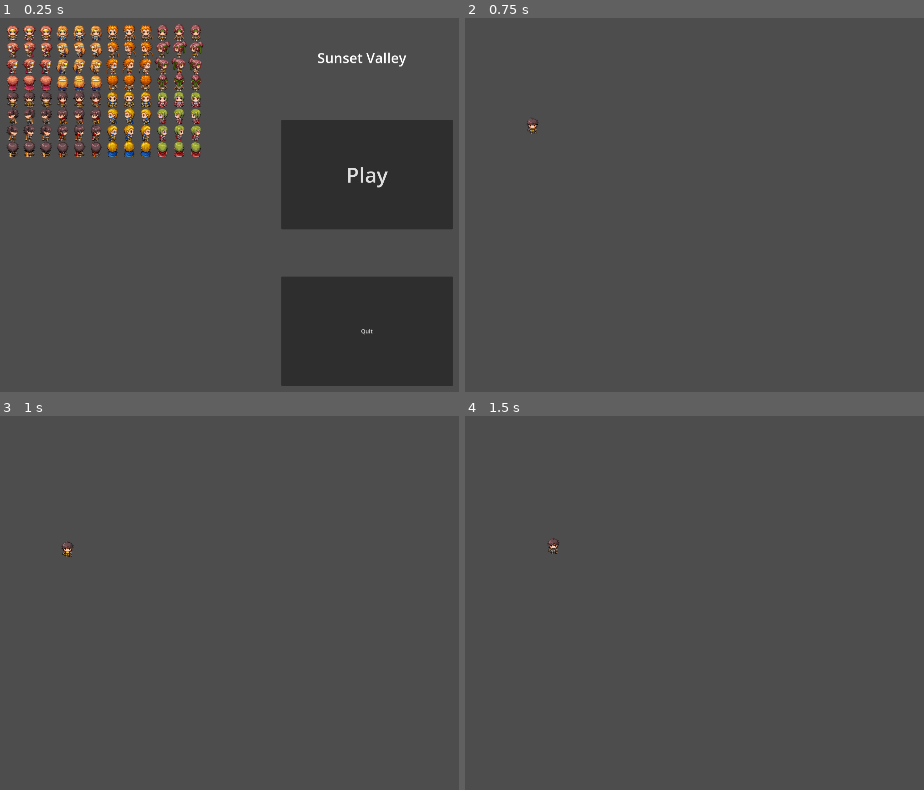
Above: before the commit, frames 1-4 (two rows, left to right).
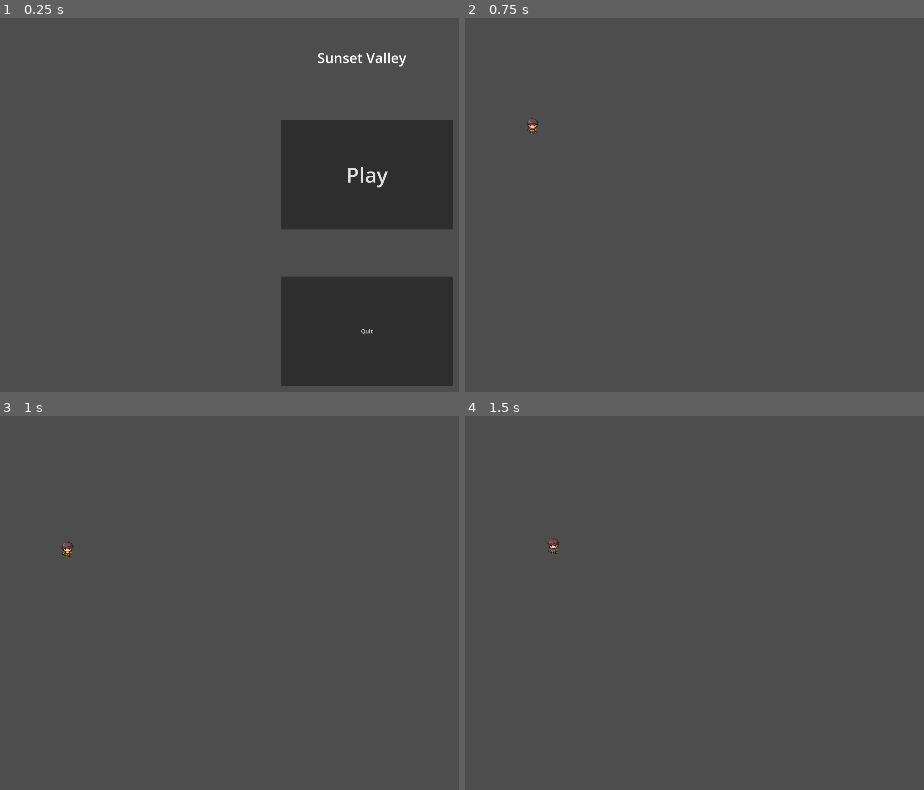
Above: after the commit, the same moments.

Repository: CollinSumrell/Sunset-Valley
Game: Godot game, scene res://main.tscn
Two runs of this game, one before a commit and one after it. Both use one fixed random seed, a clock stepped at 60 frames per second and the inputs below.
Inputs:
- Up to frame 1 (0.25 s): no input
- Up to frame 2 (0.75 s): click "Play" at 0.5 s
- Up to frame 3 (1 s): no input
- Up to frame 4 (1.5 s): tap Enter (ui_accept) at 1.25 s; hold Right (ui_right) from 1.28 s (still down)

The runs differ from the first frame. In frame 1, 6.9% of the frame differs, in the area x 1-45%, y 1-38%; in frame 2, nothing differs; in frame 3, nothing differs; in frame 4, nothing differs.

Commit message:
Update main.tscn

Diff:
--- a/main.tscn
+++ b/main.tscn
@@ -1,7 +1,6 @@
-[gd_scene load_steps=3 format=3 uid="uid://bayu0tasoxn4l"]
+[gd_scene load_steps=2 format=3 uid="uid://cyld18c42kcub"]
 
 [ext_resource type="Script" path="res://Main.gd" id="1_yrkk7"]
-[ext_resource type="Texture2D" uid="uid://q7p5nxi66h3i" path="res://Lab Assets/sample_maps_(RPG_Maker_MV-MZ)/img/characters/Actor1.png" id="2_vi3yn"]
 
 [node name="Main" type="Node2D"]
 script = ExtResource("1_yrkk7")
@@ -30,9 +29,5 @@
 text = "Sunset Valley
 "
 
-[node name="Actor1" type="Sprite2D" parent="."]
-position = Vector2(379, 317)
-texture = ExtResource("2_vi3yn")
-
 [connection signal="pressed" from="Quit" to="." method="_on_quit_pressed"]
 [connection signal="pressed" from="Play" to="." method="_on_play_pressed"]
